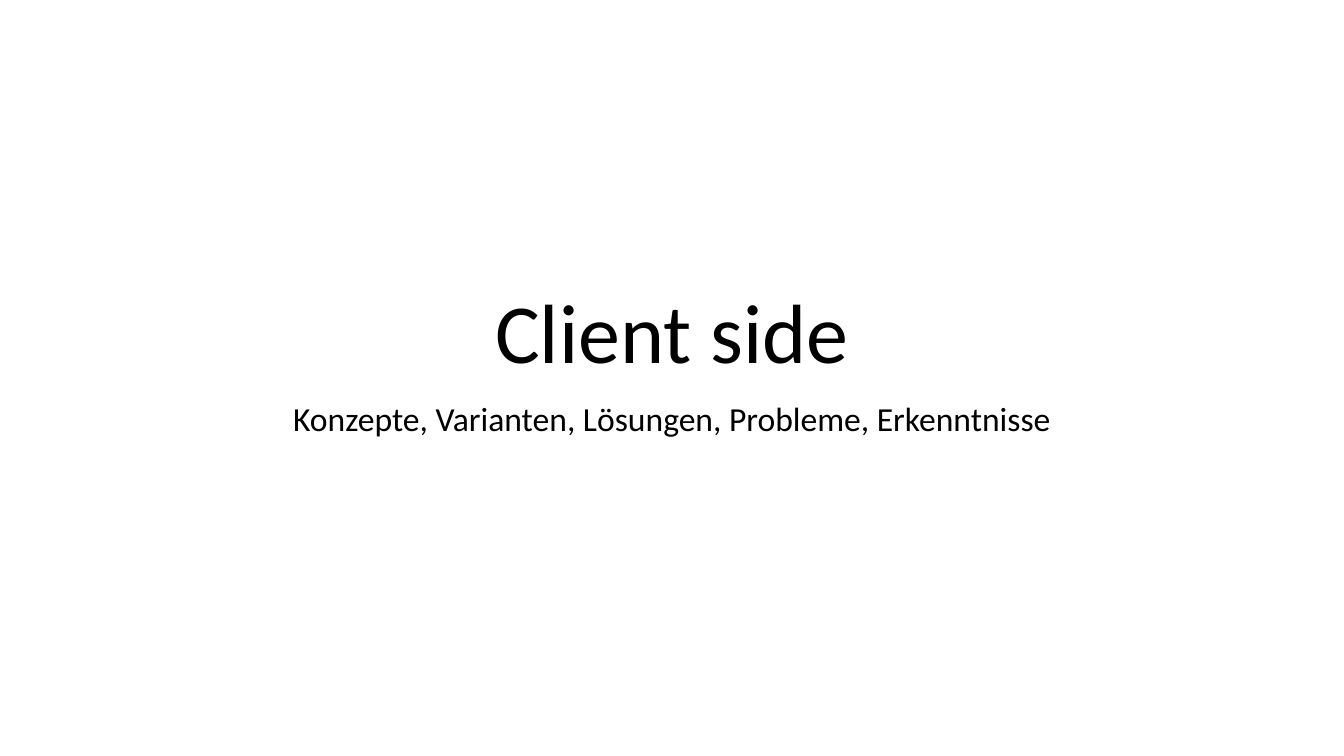
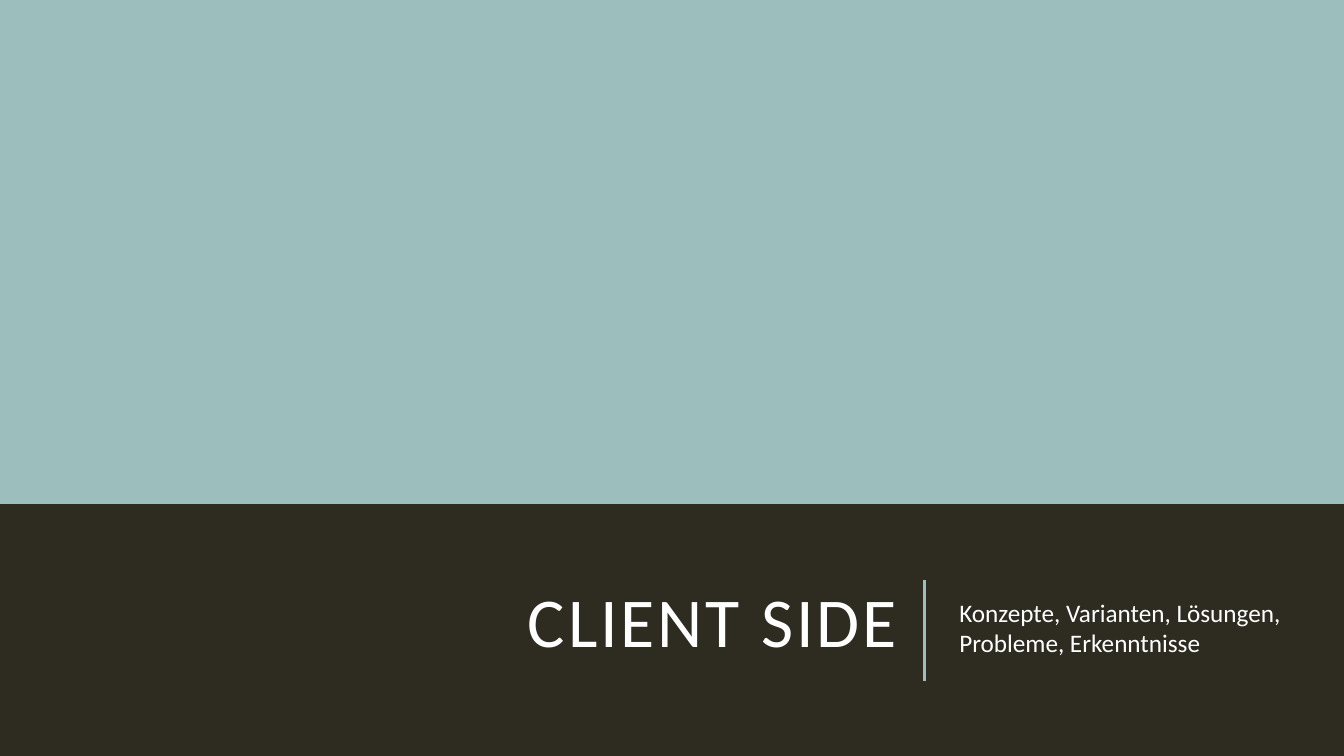
Before and after one commit to Toixinhell/Versteckies, a slide deck: slide 8 of Fangies.pptx. Drawn at 1344x756 pixels with LibreOffice and Linux fonts; fonts in the diff are those of the drawing. Boxes give left, top, right and bottom in pixels: in the first picture for what was removed or moved away, otherwise in the second. Text is boxed around its words. In the diff, an @@ line names an element or a change of style, - is before the commit and + after.

Commit message:
nice layout?

```diff
--- a/Fangies.pptx
+++ b/Fangies.pptx
@@ background #FFFFFF to #2E2B21 @@
@@ rectangle added at bbox=[0, 0, 1344, 504], fill #9CBEBD @@
@@ title "CLIENT SIDE" at bbox=[528, 601, 896, 648]: vertical alignment bottom to middle @@
@@ subtitle "Konzepte, Varianten, Lösungen, Probleme, Erkenntnisse": place and size @@
-subtitle "Konzepte, Varianten, Lösungen, Probleme, Erkenntnisse" at bbox=[293, 407, 1051, 437]
+subtitle "Konzepte, Varianten, Lösungen, Probleme, Erkenntnisse" at bbox=[959, 604, 1281, 655]
@@ subtitle "Konzepte, Varianten, Lösungen, Probleme, Erkenntnisse" at bbox=[959, 604, 1281, 655]: size 24 to 18 pt, text colour #000000 to #FFFFFF; alignment centre to left; line spacing 0.9 to 1; less space between paragraphs; vertical alignment top to middle @@
@@ line added from (925, 682) to (925, 581), #9CBEBD 1.5 pt @@
@@ title at bbox=[528, 601, 896, 648]: text changed; size 60 to 50 pt; text colour #000000 to #FFFFFF @@
-Client side
+CLIENT SIDE
```
Also in this commit, not shown: 15 other slides changed.
